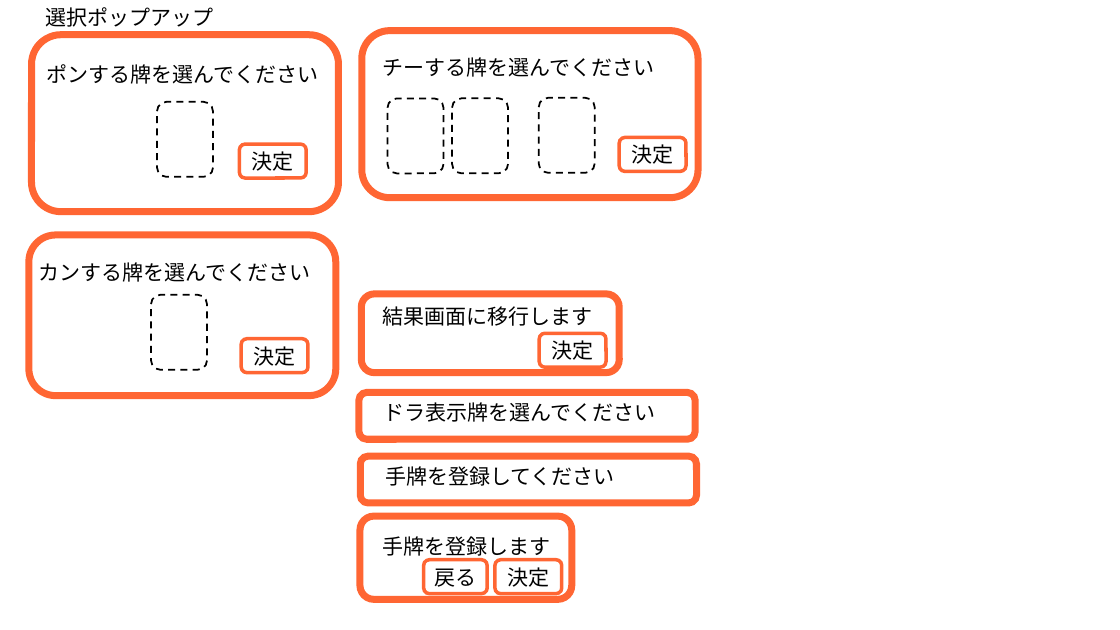
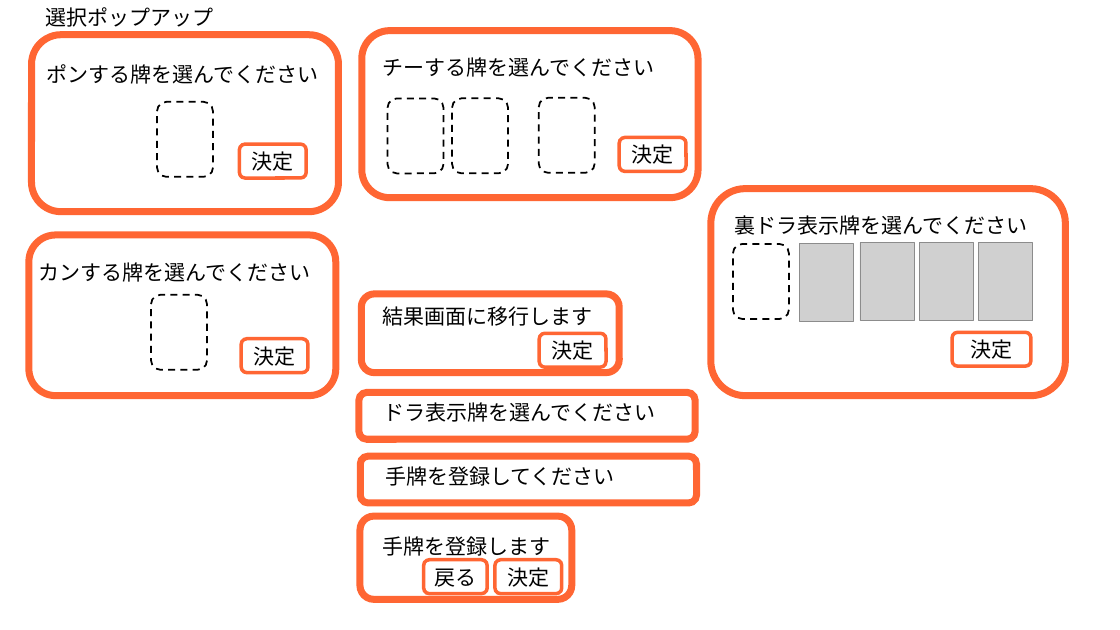
Before and after one commit to plusdojo2024/B5, a slide deck: slide 10 of doc/02_外部設計/外部設計_麻雀アプリ.pptx. Drawn at 1120x630 pixels with LibreOffice and Linux fonts; fonts in the diff are those of the drawing; grey boxes stand for pictures. Boxes give left, top, right and bottom in pixels: in the first picture for what was removed or moved away, otherwise in the second. Text is boxed around its words. In the diff, an @@ line names an element or a change of style, - is before the commit and + after.

```diff
--- a/doc/02_外部設計/外部設計_麻雀アプリ.pptx
+++ b/doc/02_外部設計/外部設計_麻雀アプリ.pptx
@@ group added at bbox=[711, 189, 1065, 396]: 4 pictures, 3 rounded rectangles, 1 rectangle @@
+裏ドラ表示牌を選んでください
+決定
```
Also in this commit, not shown: 43 other files.
